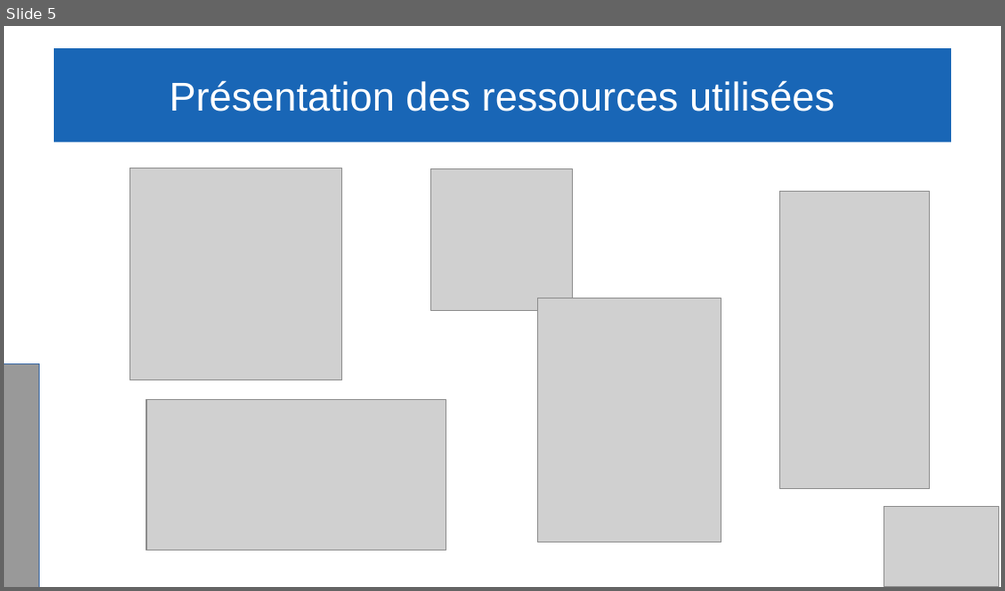
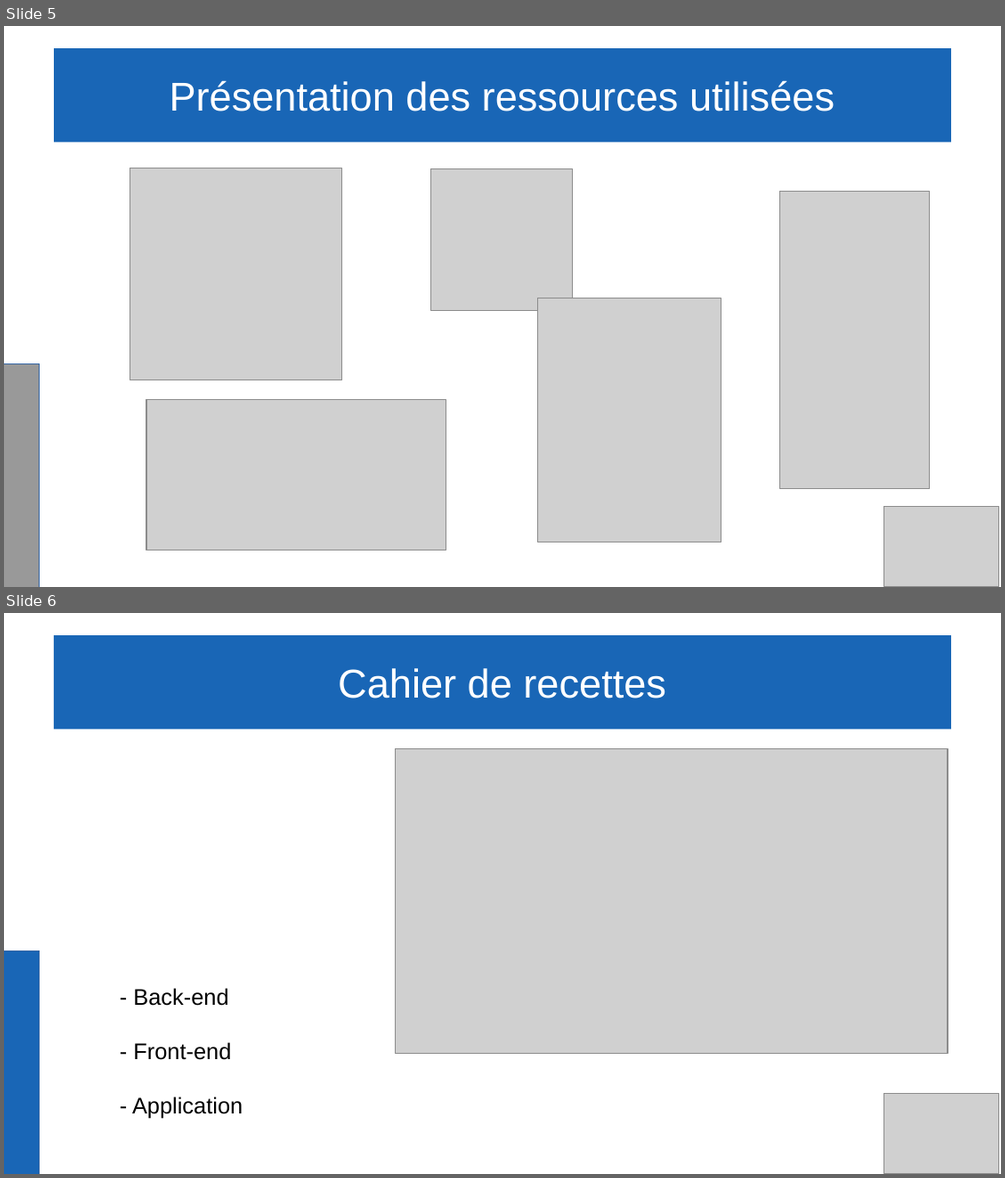
Before and after one commit to Gabin221/Tracking-BLE-documents, a slide deck: Revues/Revues2/Partie commune/presentation_yahya_andrea_gabin.odp. Shown one above the other, each under a label of ours: slide 5 before the commit, slides 5 and 6 after it. The pictures are 1005x591 and 1005x1178 pixels, drawn with LibreOffice and Linux fonts; fonts in the diff are those of the drawing; grey boxes stand for pictures. Boxes give left, top, right and bottom in pixels: in the first picture for what was removed or moved away, otherwise in the second. Text is boxed around its words. In the diff, an @@ line names an element or a change of style, - is before the commit and + after.

```diff
--- a/Revues/Revues2/Partie commune/presentation_yahya_andrea_gabin.odp
+++ b/Revues/Revues2/Partie commune/presentation_yahya_andrea_gabin.odp
@@ slide 6 added at (4,613,1001,1174), background #FFFFFF @@
@@ title added at (54,635,951,730), fill #1966B6, 32 pt, text #FFFFFF @@
+Cahier de recettes
@@ picture added at (396,748,947,1054) @@
@@ rectangle added at (4,951,40,1174), fill #1966B6, outline #3465A4 0 pt @@
@@ text added at (132,988,243,1119), 18 pt, text #000000 @@
+- Back-end
+- Front-end
+- Application
@@ picture added at (884,1094,999,1173) @@
```
Also in this commit, not shown: 3 other files.
